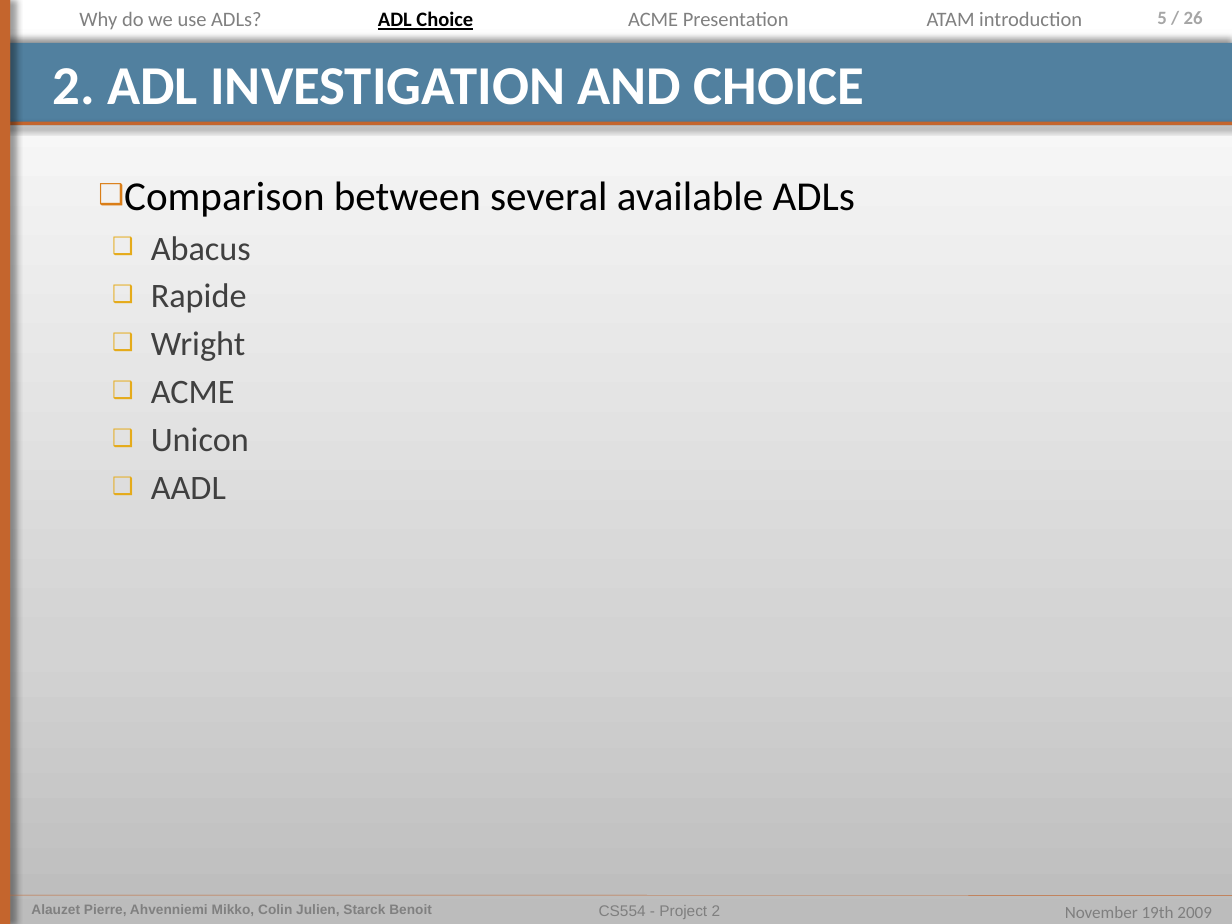
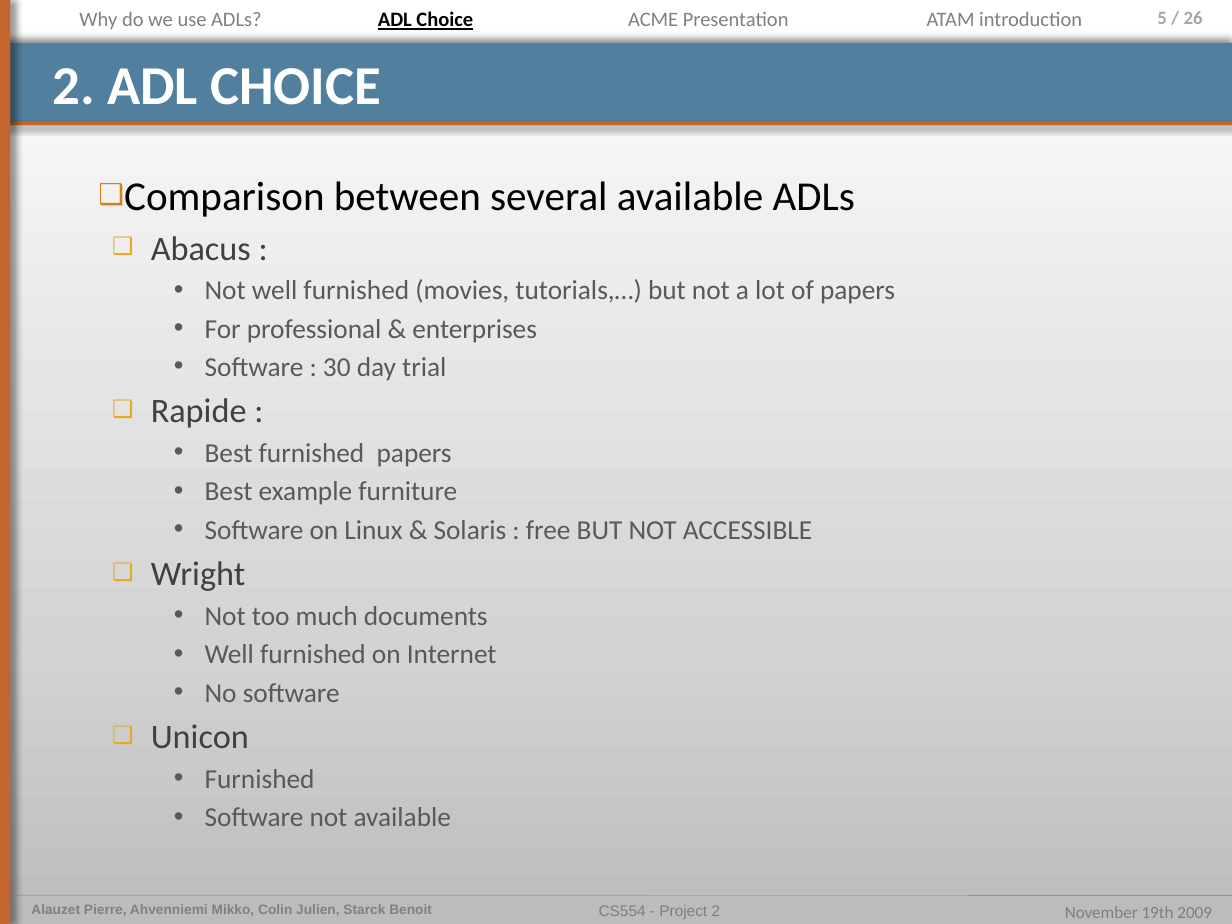
Before and after one commit to pierrealauzet/euroteam, a slide deck: slide 5 of Project 2/Part2/CS554_EuroTeam_Project2_OP5.pptx. Drawn at 1232x924 pixels with LibreOffice and Linux fonts; fonts in the diff are those of the drawing. Boxes give left, top, right and bottom in pixels: in the first picture for what was removed or moved away, otherwise in the second. Text is boxed around its words. In the diff, an @@ line names an element or a change of style, - is before the commit and + after.

```diff
--- a/Project 2/Part2/CS554_EuroTeam_Project2_OP5.pptx
+++ b/Project 2/Part2/CS554_EuroTeam_Project2_OP5.pptx
@@ title at (x1=53, y1=68, x2=381, y2=105): text changed @@
-2. ADL INVESTIGATION AND CHOICE
+2. ADL CHOICE
@@ text at (x1=151, y1=236, x2=895, y2=539): text changed; size 20 to 16 pt; text colour #404040 to #595959 @@
-  ❑ Abacus
-  ❑ Rapide
+  ❑ Abacus :
+    • Not well furnished (movies, tutorials,…) but not a lot of papers
+    • For professional & enterprises
+    • Software : 30 day trial
+  ❑ Rapide :
+    • Best furnished papers
+    • Best example furniture
+    • Software on Linux & Solaris : free BUT NOT ACCESSIBLE
@@ text at (x1=205, y1=606, x2=497, y2=702): text changed; size 20 to 16 pt; text colour #404040 to #595959 @@
-  ❑ ACME
+    • Not too much documents
+    • Well furnished on Internet
+    • No software
@@ text at (x1=205, y1=769, x2=451, y2=826): text changed; size 20 to 16 pt; text colour #404040 to #595959 @@
-  ❑ AADL
+    • Furnished
+    • Software not available
```
Also in this commit, not shown: 1 other slide changed, 1 slide added, 2 slides removed.
